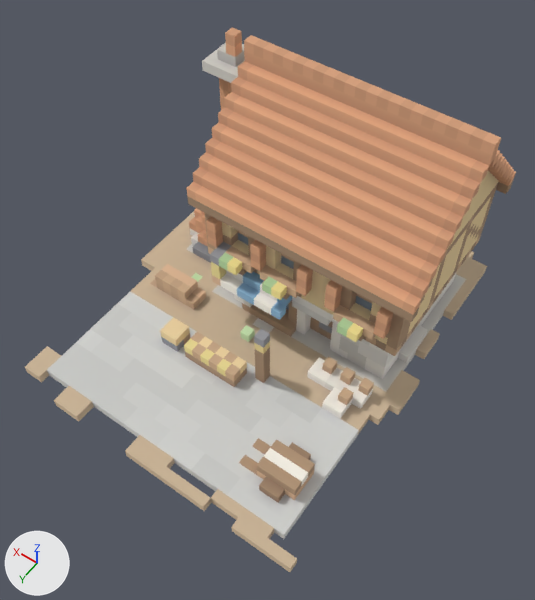
Before and after pictures for a commit that changed the glTF model client/public/models/bakery.glb.
Both versions are drawn from a 50 mm camera at (-3.26, 4.66, 7.74) aimed at (-0.28, 0.49, 1.18). Arrows for +X, +Y and +Z are at lower left; the lights stay in place. The older version comes first. Where no turn or scale is listed for an object, it has been applied to the vertices. Vertices at exactly the same position are counted once.

Names of what the first picture shows: 'bakery'.
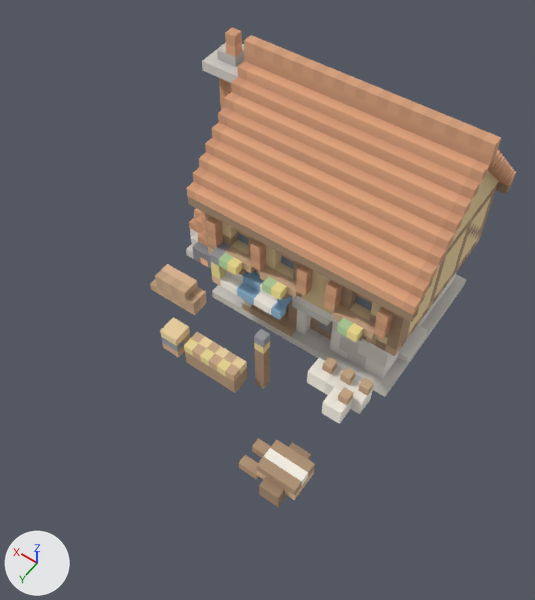
Location of each change, [x1, y1, x2, y2] in pixels of the pictures (535 x 600 px):
```json
{"object": "bakery", "change": "reshaped", "before": [25, 27, 516, 572], "after": [150, 27, 516, 507], "on screen": "25% narrower, 12% shorter"}
{"part": 1, "of": "me_bakery", "change": "cut back", "before": [25, 211, 487, 572], "after": [150, 227, 466, 507]}
{"part": 2, "of": "me_bakery", "change": "edited", "before": [159, 229, 362, 503], "after": [159, 229, 362, 503], "on screen": "looks the same"}
```

Edits to the scene script, one JSON object a line:
```json
{"block": "me_bakery", "where": "# used by ob_bakery; location = (0.0, 0.0, 0.0)"}
{"op": "remove", "block": "me_bakery", "code": "me_bakery.from_pydata(...)  # 2479 vertices, 3906 faces; spans x -2.0..2.0, y -2.5..2.5, z 0.0..3.25"}
{"op": "add", "block": "me_bakery", "code": "me_bakery.from_pydata(...)  # 2106 vertices, 3382 faces; spans x -1.88..1.88, y -2.12..2.0, z 0.0..3.25"}
{"block": "me_bakery", "change": "me_bakery part 1: 5 vertices moved from x -1.38..1.5, y -0.12..0.62, z 0.12 to x -1.38..1.38, y -0.25..0.5, z 0.0; 451 vertices removed from x -2.0..2.0, y -2.5..2.5, z 0.0..0.25; 78 vertices added at x -1.75..1.88, y -2.0..2.0, z 0.0"}
{"block": "me_bakery", "change": "me_bakery part 2: 75 kept faces spanning x -1.75..1.75, y -2.0..2.0, z 0.0..0.25 get new vertex colours"}
```
